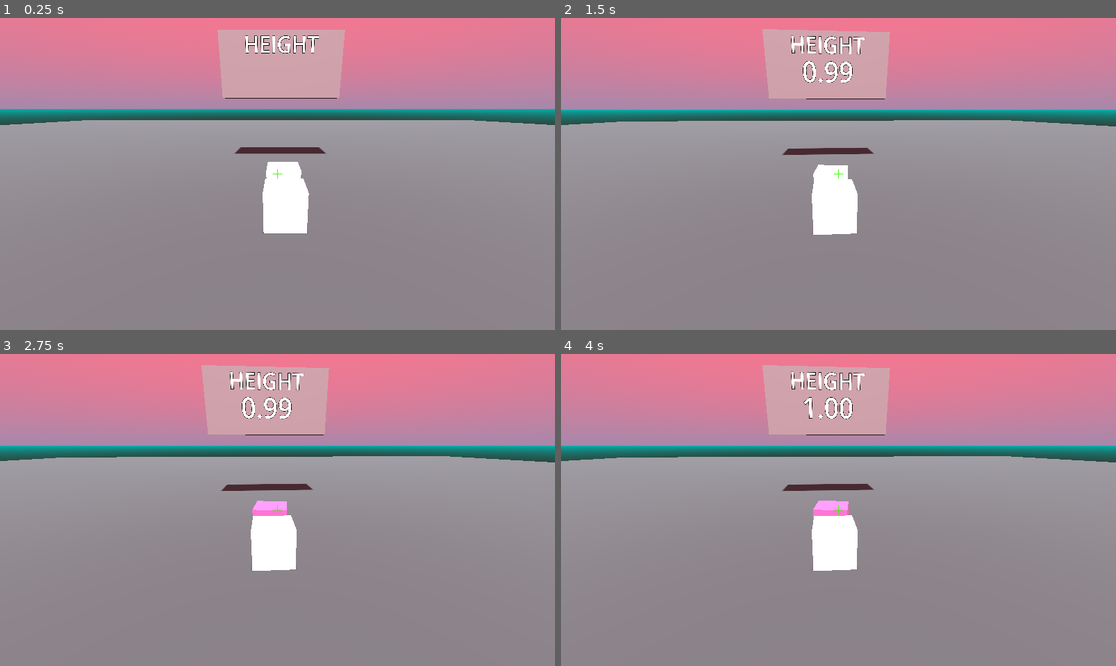
Above: before the commit, frames 1-4 (two rows, left to right).
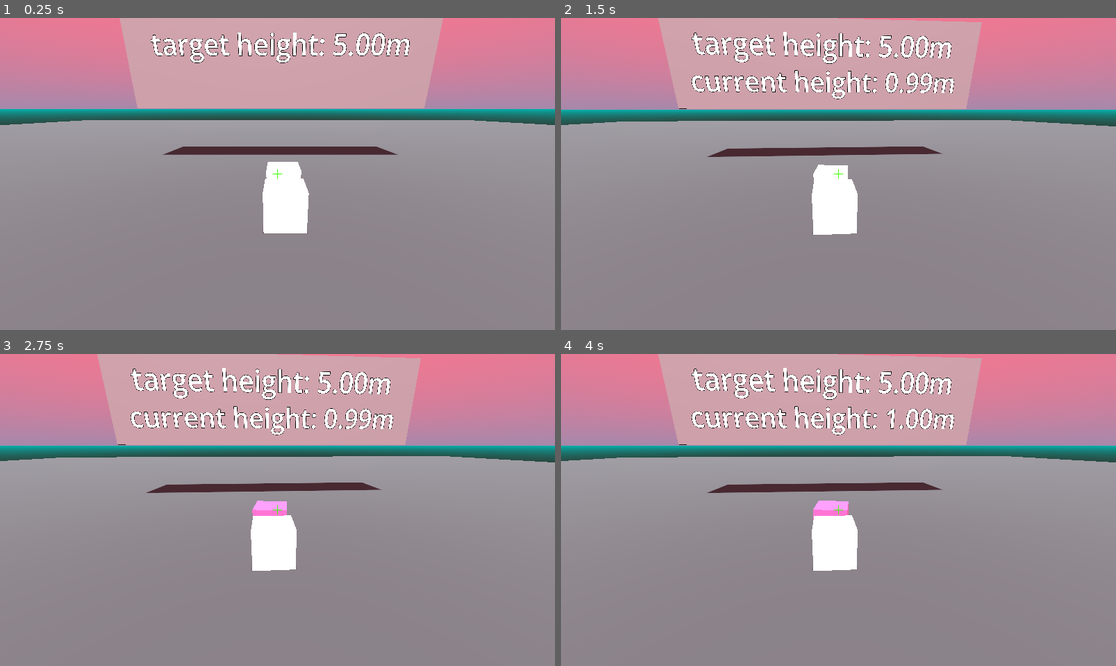
Above: after the commit, the same moments.

Repository: tehelka-gamedev/gmtk-2024
Game: Godot game, scene res://main/main.tscn
Same seed, same stepped clock (60 frames per second), same inputs: the game is played once before the commit and once after it.
Inputs (mouse positions are in pixels of both pictures, inside the frame that each line leads up to):
- Up to frame 1 (0.25 s): no input
- Up to frame 2 (1.5 s): move the mouse to (866, 174) at 0.52 s; press the mouse at (866, 174) at 0.53 s; hold W (move_forward) from 0.53 s (still down); tap Enter at 1.25 s; move the mouse to (810, 174) at 1.27 s; release the mouse at (810, 174) at 1.28 s; click (810, 174) at 1.35 s
- Up to frame 3 (2.75 s): keep holding W (move_forward); tap Space at 2 s; move the mouse to (288, 503) at 2.02 s; press the mouse at (288, 503) at 2.03 s
- Up to frame 4 (4 s): keep holding W (move_forward); tap Enter at 2.75 s; move the mouse to (832, 516) at 2.77 s; release the mouse at (832, 516) at 2.78 s; click (832, 516) at 2.85 s; tap Space at 3.5 s; move the mouse to (877, 513) at 3.52 s; press the mouse at (877, 513) at 3.53 s

The runs differ from the first frame. In frame 1, 13% of the frame differs, in the area x 21-80%, y 0-44%; in frame 2, 13%, in the area x 17-76%, y 0-45%; in frame 3, 13%; in frame 4, 13%.

Commit message:
Ajout du target height au billboard

Diff:
--- a/godot/billboard/billboard.gd
+++ b/godot/billboard/billboard.gd
@@ -2,11 +2,18 @@
 extends StaticBody3D
 
 
+@onready var _target_height_label: Label3D = $TargetHeightLabel
 @onready var _height_label: Label3D = $HeightLabel
 
 
-func change_max_height(max_height: float) -> void:
+func set_max_height(max_height: float) -> void:
+	_height_label.text = "current height: " + height_to_str(max_height) + "m"
+
+
+func set_target_height(target_height: float) -> void:
+	_target_height_label.text = "target height: " + height_to_str(target_height) + "m"
+
+
+func height_to_str(height: float) -> String:
 	var float_precision: float = pow(10, -Const.HEIGHT_DECIMAL_PRECISION)
-	_height_label.text = str(
-			snappedf(max_height, float_precision)
-	).pad_decimals(Const.HEIGHT_DECIMAL_PRECISION)
+	return str(snappedf(height, float_precision)).pad_decimals(Const.HEIGHT_DECIMAL_PRECISION)
--- a/godot/billboard/billboard.tscn
+++ b/godot/billboard/billboard.tscn
@@ -3,7 +3,7 @@
 [ext_resource type="Script" path="res://billboard/billboard.gd" id="1_d844d"]
 
 [sub_resource type="BoxMesh" id="BoxMesh_q0u76"]
-size = Vector3(6, 3, 0.5)
+size = Vector3(15, 4, 0.5)
 
 [sub_resource type="BoxShape3D" id="BoxShape3D_d5a4v"]
 size = Vector3(6, 3, 0.5)
@@ -19,11 +19,11 @@
 [node name="CollisionShape3D" type="CollisionShape3D" parent="."]
 shape = SubResource("BoxShape3D_d5a4v")
 
-[node name="Label3D" type="Label3D" parent="."]
+[node name="TargetHeightLabel" type="Label3D" parent="."]
 transform = Transform3D(1, 0, 0, 0, 1, 0, 0, 0, 1, 0, 0.92223, 0.26)
-text = "HEIGHT"
-font_size = 196
+text = "target height: "
+font_size = 256
 
 [node name="HeightLabel" type="Label3D" parent="."]
-transform = Transform3D(1, 0, 0, 0, 1, 0, 0, 0, 1, 0, -0.236226, 0.26)
+transform = Transform3D(1, 0, 0, 0, 1, 0, 0, 0, 1, 0, -0.699453, 0.26)
 font_size = 256
--- a/godot/main/main.gd
+++ b/godot/main/main.gd
@@ -1,18 +1,23 @@
 extends Node3D
 
+
+@export var target_height: float = 5.0
 
 @onready var _height_detector: HeightDetector = $HeightDetector
 @onready var _billboard: Billboard = $Billboard
 @onready var player_camera:PlayerCamera = $PlayerCamera
 
+
 func _ready() -> void:
 	@warning_ignore("return_value_discarded")
 	_height_detector.max_height_changed.connect(_on_max_height_changed)
-
+	_billboard.set_target_height(target_height)
 	player_camera.object_clicked.connect(_on_object_clicked)
 
+
 func _on_max_height_changed(max_height: float) -> void:
-	_billboard.change_max_height(max_height)
+	_billboard.set_max_height(max_height)
+
 
 func _on_object_clicked(object:GameObject) -> void:
 	GameState.current_game_state = Enum.GameState.OBJECT_SELECTED
